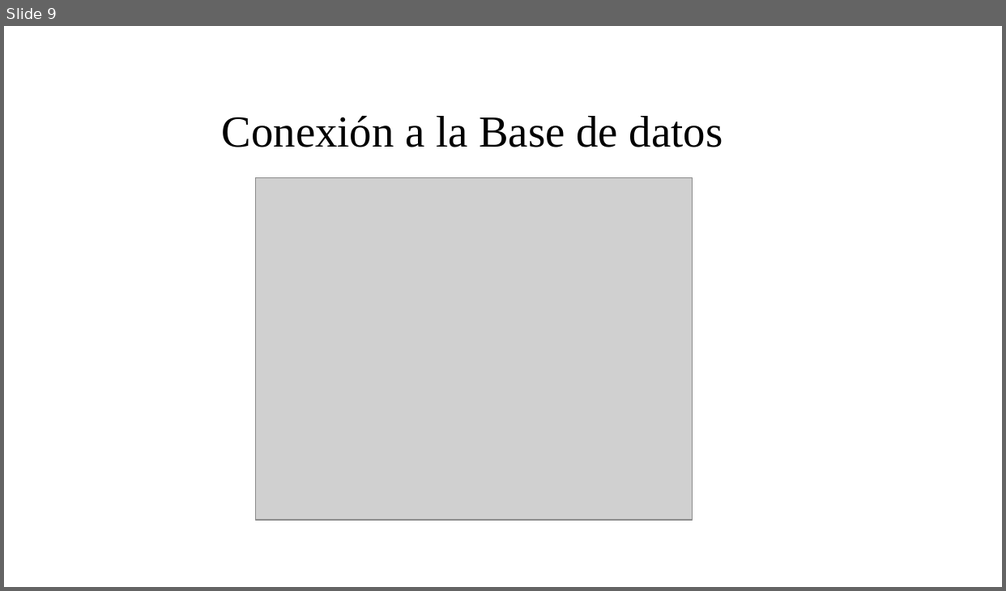
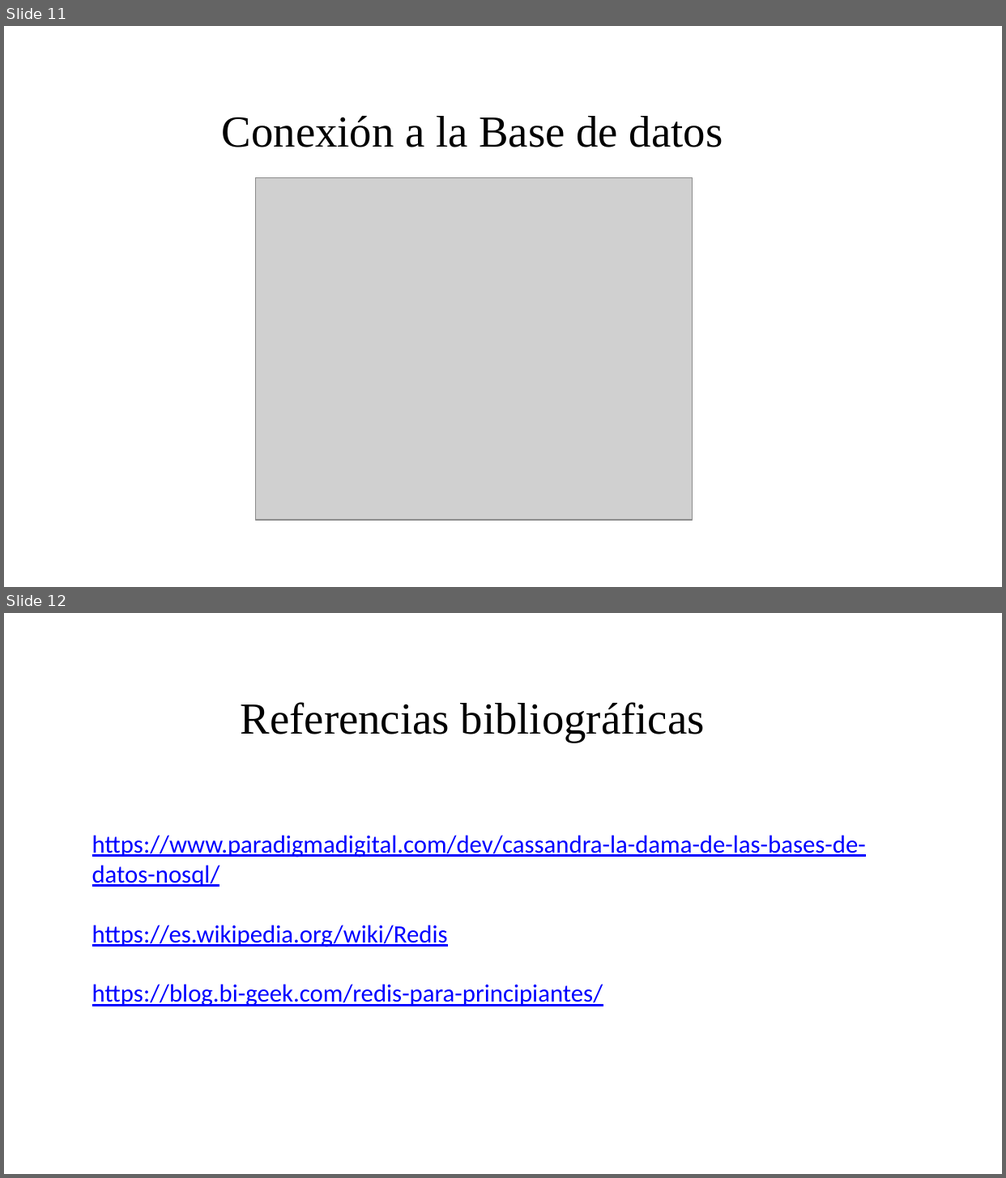
Before and after one commit to jnates/database_models, a slide deck: PresentaciónFinal.pptx. Shown one above the other, each under a label of ours: slide 9 before the commit, slides 11 and 12 after it. The pictures are 1006x591 and 1006x1178 pixels, drawn with LibreOffice and Linux fonts; fonts in the diff are those of the drawing; grey boxes stand for pictures; background and template pictures are left out. Boxes give left, top, right and bottom in pixels: in the first picture for what was removed or moved away, otherwise in the second. Text is boxed around its words. In the diff, an @@ line names an element or a change of style, - is before the commit and + after.

```diff
--- a/PresentaciónFinal.pptx
+++ b/PresentaciónFinal.pptx
@@ slide 12 added at box(4, 613, 1002, 1174), background picture (left out) @@
@@ text added at box(241, 702, 705, 742), 32 pt, text #000000 @@
+Referencias bibliográficas
@@ text added at box(92, 835, 866, 1007), 18 pt, text #0000FF, underline @@
+https://www.paradigmadigital.com/dev/cassandra-la-dama-de-las-bases-de-datos-nosql/
+https://es.wikipedia.org/wiki/Redis
+https://blog.bi-geek.com/redis-para-principiantes/
@@ what was slide 9 is now slide 11 @@
```
Also in this commit, not shown: 2 slides changed, 2 other slides added, 1 other file.
